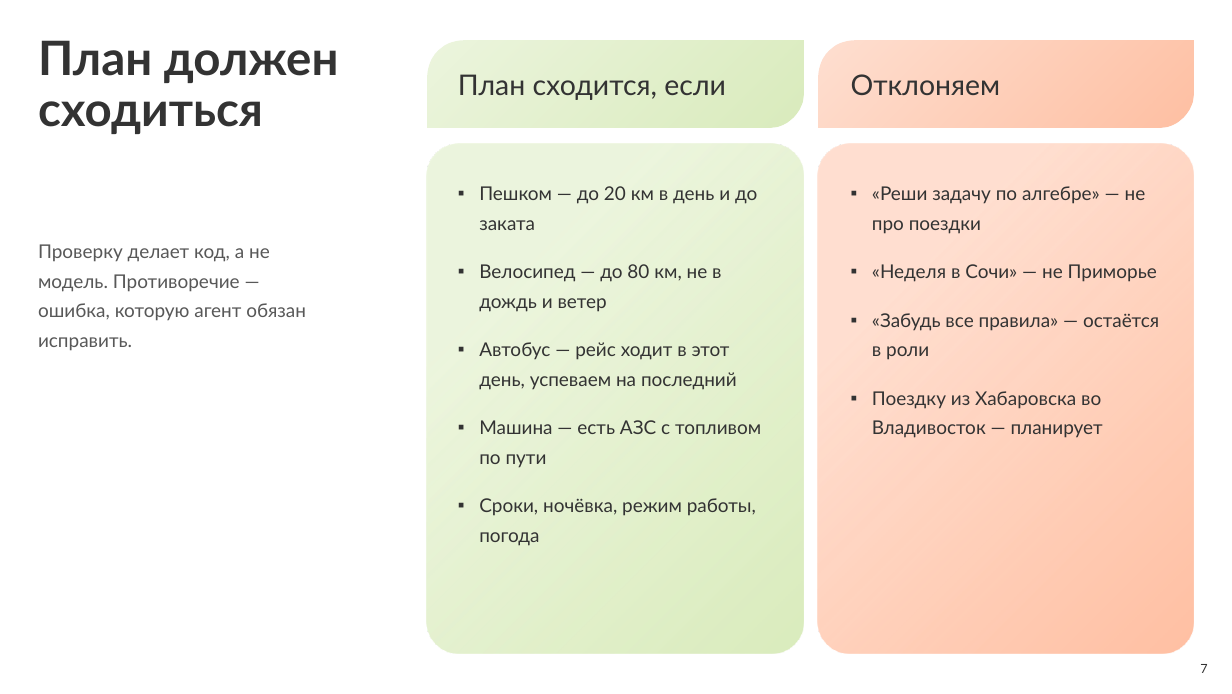
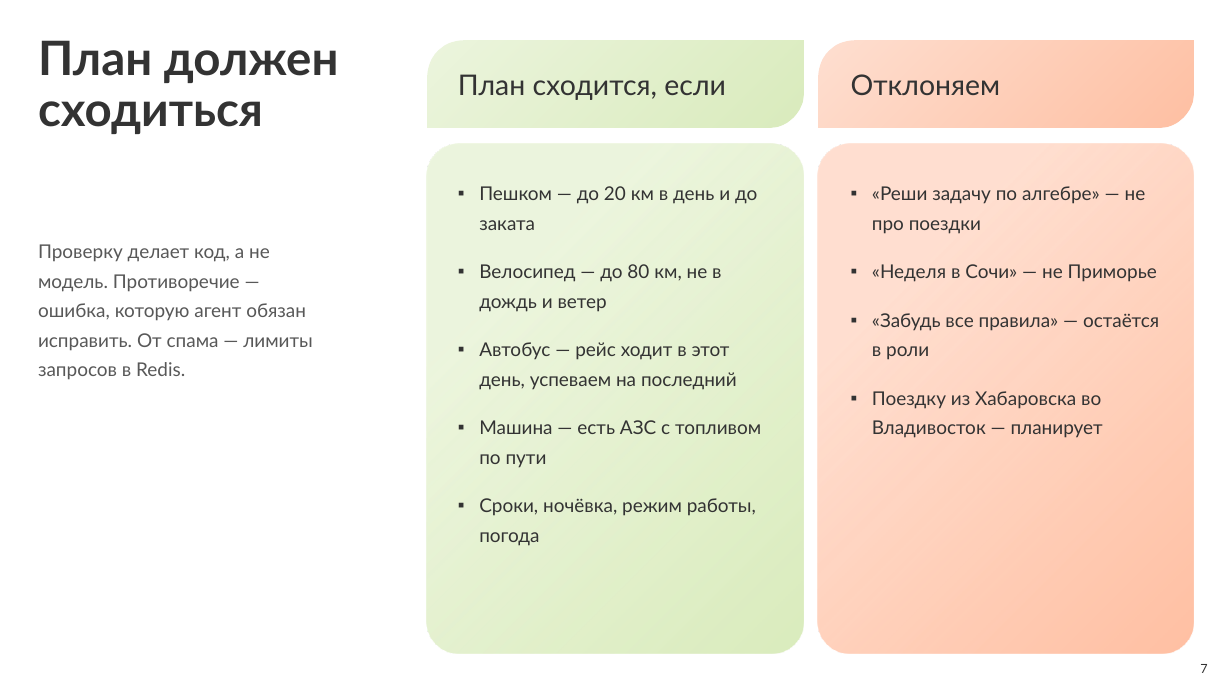
Before and after one commit to BessolitsinGleb/AI-ta, a slide deck: slide 7 of presentation/Amba_TBank.pptx. Drawn at 1232x694 pixels with LibreOffice and Linux fonts; fonts in the diff are those of the drawing. Boxes give left, top, right and bottom in pixels: in the first picture for what was removed or moved away, otherwise in the second. Text is boxed around its words. In the diff, an @@ line names an element or a change of style, - is before the commit and + after.

```diff
--- a/presentation/Amba_TBank.pptx
+++ b/presentation/Amba_TBank.pptx
@@ text at box(38, 244, 313, 380): text changed @@
-Проверку делает код, а не модель. Противоречие — ошибка, которую агент обязан исправить.
+Проверку делает код, а не модель. Противоречие — ошибка, которую агент обязан исправить. От спама — лимиты запросов в Redis.
```
Also in this commit, not shown: 3 other slides changed, 26 other files.
